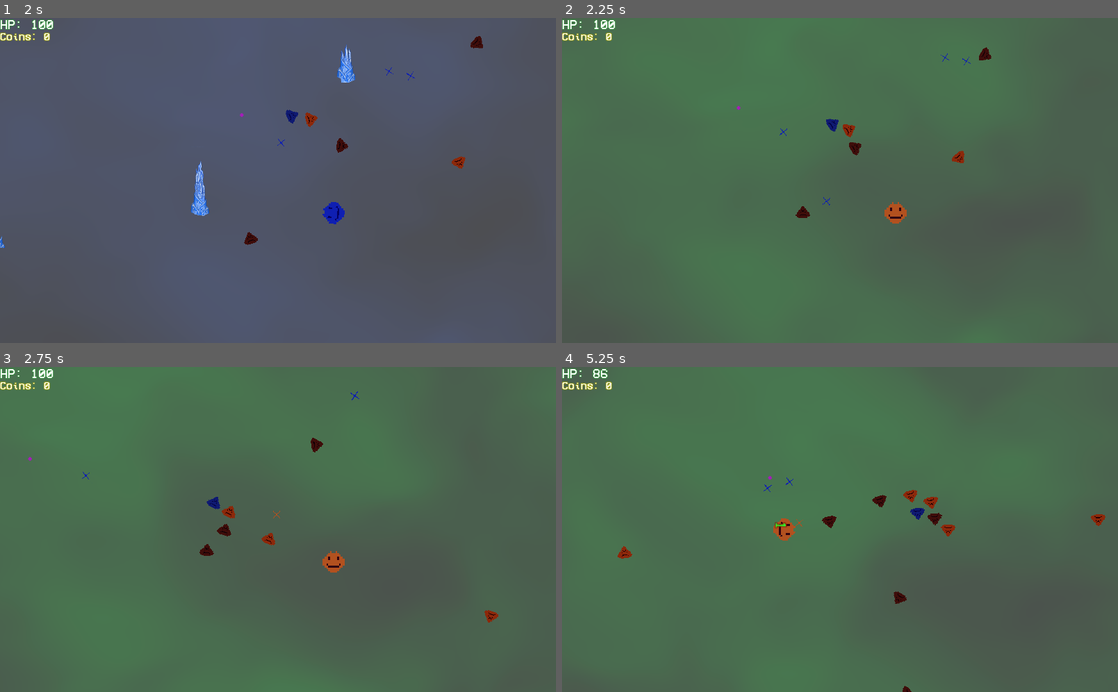
Above: before the commit, frames 1-4 (two rows, left to right).
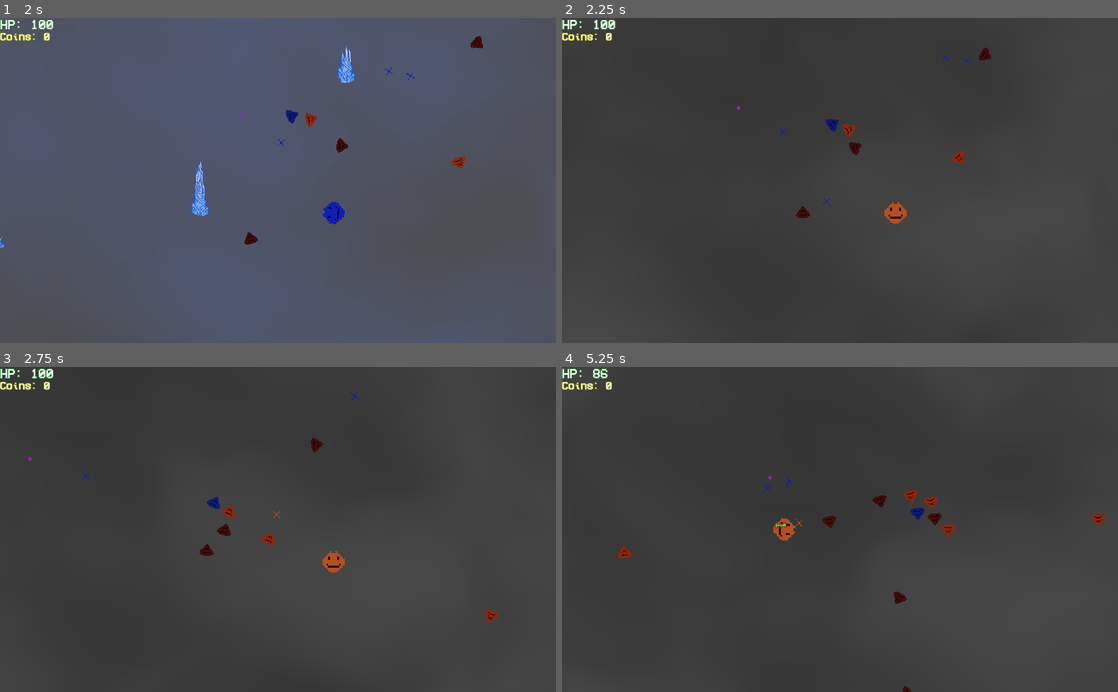
Above: after the commit, the same moments.

Repository: JuanG10/boss
Game: Godot game, scene res://proof of concept.tscn
Two runs of this game, one before a commit and one after it. Both use one fixed random seed, a clock stepped at 60 frames per second and the inputs below. The engine's default icon, where the game draws it, is replaced by a stand-in: a white triangle on a blue panel in a dark square.
Inputs (mouse positions are in pixels of both pictures, inside the frame that each line leads up to):
- Up to frame 1 (2 s): tap Enter (ui_accept) at 0.5, 0.77, 1.52 s; move the mouse to (400, 164) at 0.52 s; hold D (right) 0.53-1.28 s; tap Space (Activate_dash) at 0.6 s; move the mouse to (166, 196) at 1.27 s; hold S (down) from 1.28 s (still down); tap 1 (Disparo_especial) at 1.35 s
- Up to frame 2 (2.25 s): move the mouse to (895, 109) at 2.02 s; release S (down) at 2.03 s; hold D (right) from 2.03 s (still down); tap E (next_color) at 2.1 s
- Up to frame 3 (2.75 s): keep holding D (right)
- Up to frame 4 (5.25 s): move the mouse to (812, 594) at 2.77 s; release D (right) at 2.78 s; hold W (up) 2.78-3.53 s; tap Q (previous_color) at 2.85 s; tap Enter (ui_accept) at 3.02, 3.77, 4.52 s; move the mouse to (1006, 578) at 3.52 s; hold A (left) 3.53-5.03 s; tap Space (Activate_dash) at 3.6 s; move the mouse to (673, 480) at 4.27 s; tap 1 (Disparo_especial) at 4.35 s; move the mouse to (867, 529) at 5.02 s; hold S (down) from 5.03 s (still down); tap E (next_color) at 5.1 s

Frame 1 is identical in both runs. In frame 2, 91% of the frame differs, in the area x 0-100%, y 0-100%; in frame 3, 90%; in frame 4, 89%.
Error before the commit: Invalid call. Nonexistent function 'instance' in base 'Nil'. (res://Trampas/TrapManager.gd:45)

Commit message:
noRompeNadaParaPoderTrabajar

Diff:
--- a/Disparo/ExplosionDisparo.tscn
+++ b/Disparo/ExplosionDisparo.tscn
@@ -19,6 +19,8 @@
 position = Vector2( 0.00727081, -0.246593 )
 
 [node name="Area2D" type="Area2D" parent="."]
+collision_layer = 7
+collision_mask = 7
 
 [node name="CollisionShape2D" type="CollisionShape2D" parent="Area2D"]
 position = Vector2( 0.347229, 0.694489 )
--- a/Fondos/Fog/FogBackground.gd
+++ b/Fondos/Fog/FogBackground.gd
@@ -1,16 +1,16 @@
 extends Sprite
 
-const COLORS = {
-	0 : Vector3(0.35, 0.45, 0.8),  # Azul
-	1 : Vector3(0.25, 0.88, 0.35), # Verde
-	2 : Vector3(0.85, 0.38, 0.35)  # Rojo
-}
+#const COLORS = {
+#	0 : Vector3(0.35, 0.45, 0.8),  # Azul
+#	1 : Vector3(0.25, 0.88, 0.35), # Verde
+#	2 : Vector3(0.85, 0.38, 0.35)  # Rojo
+#}
 
-func change_bg_color_by_position(pos:int)->void:
-	material.set_shader_param("color", COLORS[pos])
+func change_bg_color_by_position(color:Color)->void:
+	material.set_shader_param("color", color)
 
-func change_bg_color(next:int)->void:
-	material.set_shader_param("color", COLORS[next])
+func change_bg_color(color:Color)->void:
+	material.set_shader_param("color", color)
 
 func change_bg_octaves(octaves:int)->void:
 	material.set_shader_param("OCTAVES", octaves + 1)
--- a/Player/Player.gd
+++ b/Player/Player.gd
@@ -203,7 +203,7 @@
 
 func _change_with_color(n:int)->void:
 	$Sprite.modulate = colores[n]
-	FogBackground.change_bg_color(n)
+	FogBackground.change_bg_color(colores[n])
 	TrapManager.change_trap_type(colores[n])
 
 func _create_floating_text(amount:int, type:String)->void:
--- a/Trampas/TrapManager.gd
+++ b/Trampas/TrapManager.gd
@@ -63,7 +63,7 @@
 
 func _get_new_color_trap(color:Color)->PackedScene:
 	match color:
-		Color.red: return TRAPS.RED
-		Color.green: return TRAPS.GREEN
-		Color.blue: return TRAPS.BLUE
+		Color(.0627, .1255, .702): return TRAPS.RED
+		Color(.702, .3216, .1216): return TRAPS.GREEN
+		Color(.702, .0823, .0706): return TRAPS.BLUE
 		_: return null
